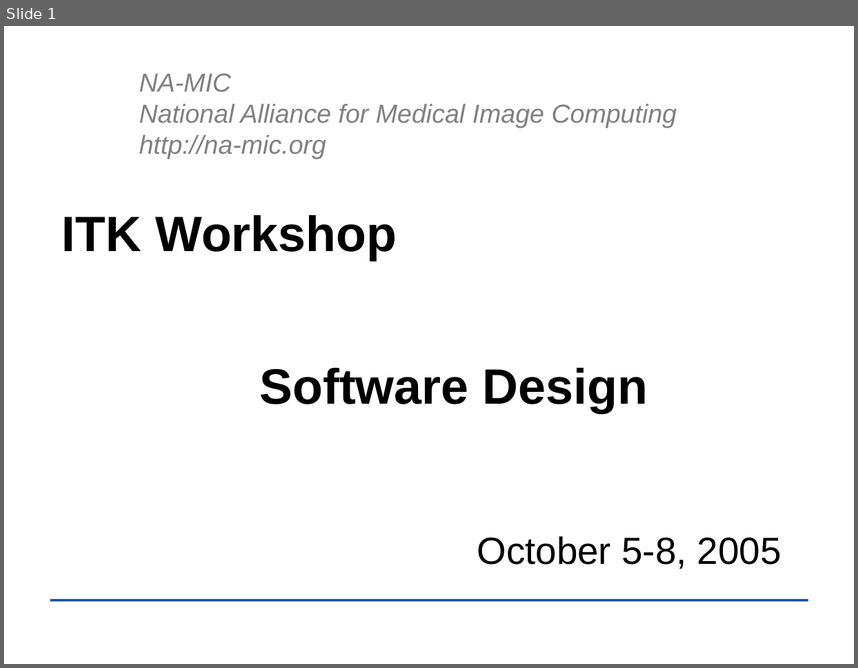
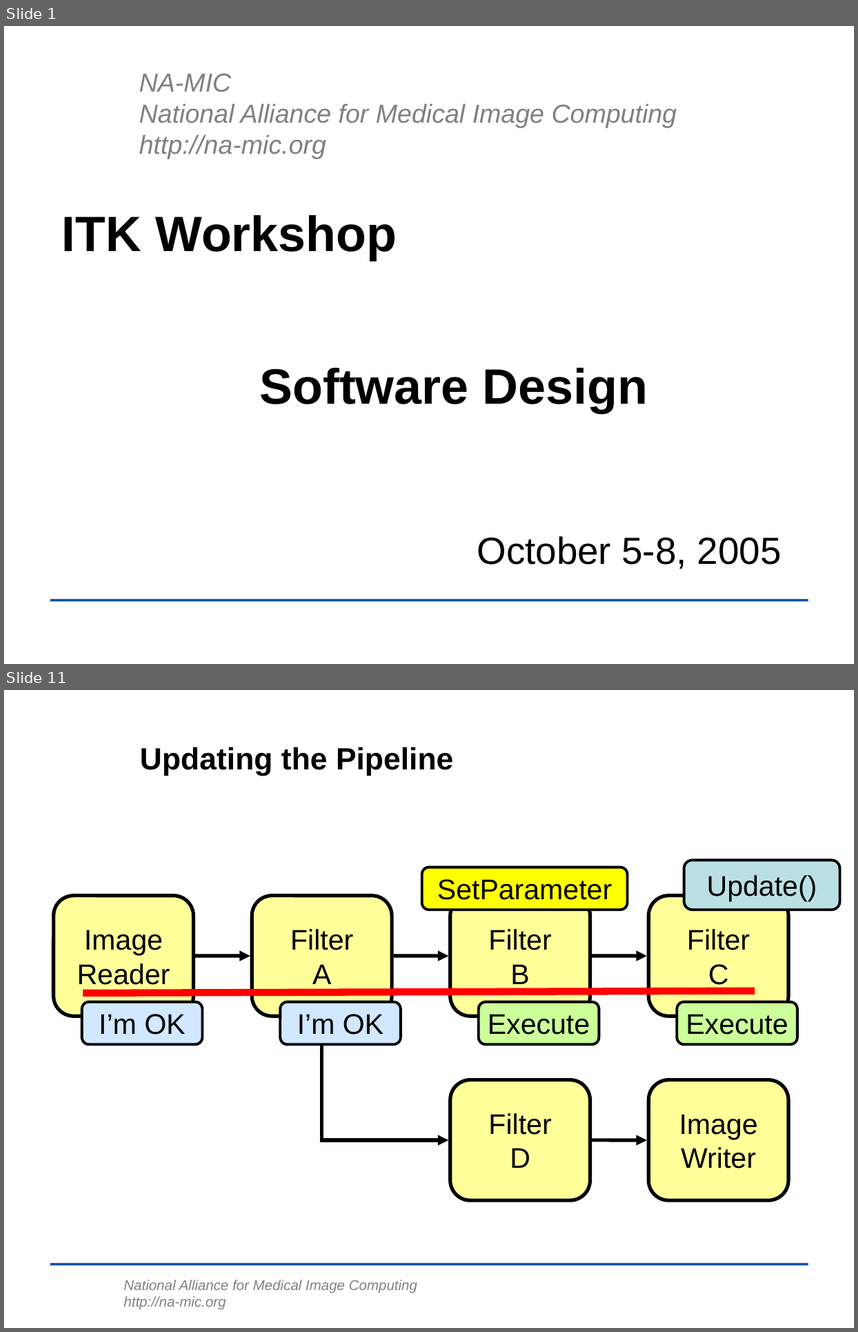
Before and after one commit to lheckemann/namic-sandbox, a slide deck: ITKAdvancedCourse/doc/presentations/DesignPatterns.ppt. Shown one above the other, each under a label of ours: slide 1 before the commit, slides 1 and 11 after it; the slides between them are not shown. The pictures are 858x668 and 858x1332 pixels, drawn with LibreOffice and Linux fonts; fonts in the diff are those of the drawing; background and template pictures are left out. Boxes give left, top, right and bottom in pixels: in the first picture for what was removed or moved away, otherwise in the second. Text is boxed around its words. In the diff, an @@ line names an element or a change of style, - is before the commit and + after.

Commit message:
ENH: Added description of the pipeline, pervasive pipelining and Decorator.

```diff
--- a/ITKAdvancedCourse/doc/presentations/DesignPatterns.ppt
+++ b/ITKAdvancedCourse/doc/presentations/DesignPatterns.ppt
@@ slide 11 added at <box>4,690,854,1328</box>, background #FFFFFF; not listed: 1 template element that a slide beside it also shows @@
@@ title added at <box>140,747,453,776</box>, 26 pt, text #000000, bold @@
+Updating the Pipeline
@@ rounded rectangle added at <box>422,867,628,909</box>, fill #FFFF00, outline #000000 2.24 pt, 24 pt, text #000000 @@
+SetParameter
@@ rounded rectangle added at <box>684,860,840,909</box>, fill #BBE0E3, outline #000000 2.24 pt, 24 pt, text #000000 @@
+Update()
@@ rounded rectangle added at <box>53,896,194,1016</box>, fill #FFFF99, outline #000000 3 pt, 24 pt, text #000000 @@
+Image
+Reader
@@ rounded rectangle added at <box>252,896,392,1016</box>, fill #FFFF99, outline #000000 3 pt, 24 pt, text #000000 @@
+Filter
+A
@@ rounded rectangle added at <box>450,896,590,1016</box>, fill #FFFF99, outline #000000 3 pt, 24 pt, text #000000 @@
+Filter
+B
@@ rounded rectangle added at <box>648,896,789,1016</box>, fill #FFFF99, outline #000000 3 pt, 24 pt, text #000000 @@
+Filter
+C
@@ arrow added from (195, 955) to (250, 956), #000000 3 pt @@
@@ arrow added from (393, 955) to (448, 956), #000000 3 pt @@
@@ arrow added from (593, 955) to (646, 956), #000000 3 pt @@
@@ freeform shape added at <box>83,991,755,994</box>, outline #FF0000 6.01 pt @@
@@ rounded rectangle added at <box>82,1002,203,1045</box>, fill #D1E8FF, outline #000000 2.24 pt, 24 pt, text #000000 @@
+I’m OK
@@ rounded rectangle added at <box>280,1002,401,1045</box>, fill #D1E8FF, outline #000000 2.24 pt, 24 pt, text #000000 @@
+I’m OK
@@ elbow arrow added from (322, 1017) to (448, 1140), #000000 3 pt @@
@@ rounded rectangle added at <box>478,1002,599,1045</box>, fill #CCFF99, outline #000000 2.24 pt, 24 pt, text #000000 @@
+Execute
@@ rounded rectangle added at <box>677,1002,798,1045</box>, fill #CCFF99, outline #000000 2.24 pt, 24 pt, text #000000 @@
+Execute
@@ rounded rectangle added at <box>450,1079,590,1200</box>, fill #FFFF99, outline #000000 3 pt, 24 pt, text #000000 @@
+Filter
+D
@@ rounded rectangle added at <box>648,1079,789,1200</box>, fill #FFFF99, outline #000000 3 pt, 24 pt, text #000000 @@
+Image
+Writer
@@ arrow added from (593, 1140) to (646, 1140), #000000 3 pt @@
@@ text added at <box>124,1279,417,1309</box>, 12 pt, text #808080, italic @@
+National Alliance for Medical Image Computing
+http://na-mic.org
```
Also in this commit, not shown: 1 slide changed, 20 other slides added.
